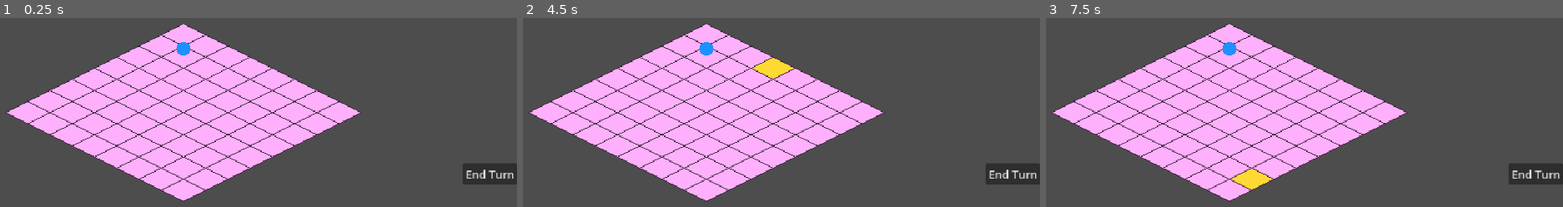
Above: before the commit, frames 1-3 (left to right).
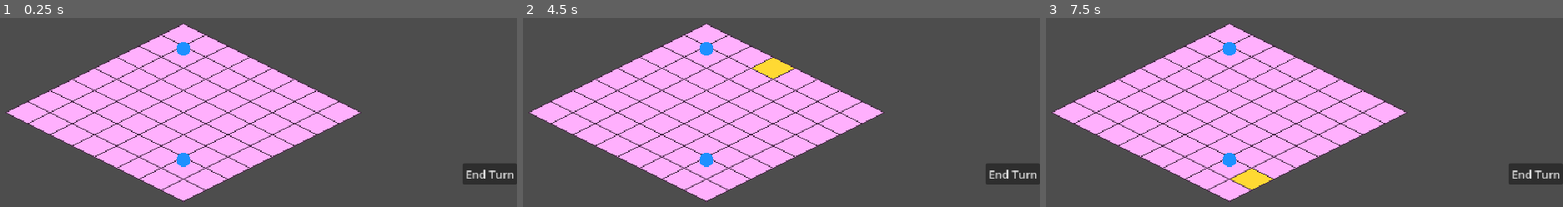
Above: after the commit, the same moments.

Repository: maurogp12/stasiumxii
Game: Godot game, scene res://main.tscn
Same seed, same stepped clock (60 frames per second), same inputs: the game is played once before the commit and once after it.
Inputs (mouse positions are in pixels of both pictures, inside the frame that each line leads up to):
- Up to frame 1 (0.25 s): no input
- Up to frame 2 (4.5 s): click "End Turn" at 0.5 s; click "End Turn" at 1.25 s; click "End Turn" at 2 s; tap Enter at 2.75, 4.25 s; move the mouse to (853, 148) at 2.77 s; click (853, 148) at 2.92 s; tap Space at 3.5 s; move the mouse to (574, 199) at 3.52 s; click (574, 199) at 3.67 s; move the mouse to (771, 63) at 4.27 s; click (771, 63) at 4.42 s
- Up to frame 3 (7.5 s): tap Space at 5, 6.5 s; move the mouse to (outside the picture) at 5.02 s; click (outside the picture) at 5.17 s; tap Enter at 5.75 s; move the mouse to (outside the picture) at 5.77 s; click (outside the picture) at 5.92 s; move the mouse to (outside the picture) at 6.52 s; click (outside the picture) at 6.67 s; move the mouse to (1263, 172) at 7.27 s; click (1263, 172) at 7.42 s

The runs differ from the first frame. In frame 1, 0.2% of the frame differs, in the area x 34-37%, y 71-79%; in frame 2, 0.2%; in frame 3, 0.2%.

Commit message:
end turn, check for collision vs players, and refined movement

Diff:
--- a/board_view.gd
+++ b/board_view.gd
@@ -8,7 +8,10 @@
 
 var tiles: Dictionary = {}
 var selected_tile: BoardTile = null
+
+var pawns: Array[Pawn] = []
 var pawn: Pawn
+var active_pawn_index: int = 0
 var remaining_mp: int = MAX_MP
 
 func _ready() -> void:
@@ -19,15 +22,18 @@
 			tile.grid_position = Vector2i(x, y)
 
 			tile.position = Vector2(
-			(x - y) * 32,
-			(x + y) * 16
+				(x - y) * 32,
+				(x + y) * 16
 			)
 
 			$Tiles.add_child(tile)
 			tiles[tile.grid_position] = tile
-			print(tile.grid_position)
-	spawn_pawn()
-	end_turn()
+	pawn = spawn_pawn(Vector2i(6,6))
+	var pawn_two = spawn_pawn(Vector2i(1,1))
+	pawns.append(pawn)
+	pawns.append(pawn_two)
+
+
 
 func local_to_grid(point: Vector2) -> Vector2i:
 	var grid_x := point.x / 64.0 + point.y / 32.0
@@ -41,7 +47,7 @@
 func _unhandled_input(event: InputEvent) -> void:
 	if event is InputEventMouseButton:
 		if event.button_index == MOUSE_BUTTON_LEFT and event.pressed:
-			var mouse_position = $Tiles.get_local_mouse_position()
+			var mouse_position: Vector2 = $Tiles.get_local_mouse_position()
 			var cell := local_to_grid(mouse_position)
 
 			if cell.x >= 0 and cell.x < BOARD_SIZE:
@@ -56,16 +62,17 @@
 	selected_tile = tiles[cell] as BoardTile
 	selected_tile.set_selected(true)
 
-func spawn_pawn() -> void:
-	pawn = PAWN_SCENE.instantiate() as Pawn
-	pawn.grid_position = Vector2i(1, 1)
+func spawn_pawn(start_cell: Vector2i) -> Pawn:
+	var new_pawn = PAWN_SCENE.instantiate() as Pawn
+	new_pawn.grid_position = start_cell
 
-	pawn.position = Vector2(
-		(pawn.grid_position.x - pawn.grid_position.y) * 32,
-		(pawn.grid_position.x + pawn.grid_position.y) * 16
+	new_pawn.position = Vector2(
+		(new_pawn.grid_position.x - new_pawn.grid_position.y) * 32,
+		(new_pawn.grid_position.x + new_pawn.grid_position.y) * 16
 	)
 
-	$Units.add_child(pawn)
+	$Units.add_child(new_pawn)
+	return new_pawn
 
 func try_move_pawn(destination: Vector2i) -> void:
 	if remaining_mp <= 0:
@@ -78,6 +85,9 @@
 	if distance != 1:
 		return
 
+	if is_tile_occupied(destination):
+		return
+
 	pawn.grid_position = destination
 	remaining_mp -= 1
 
@@ -88,6 +98,21 @@
 
 	print("MP remaining: ", remaining_mp)
 
+func is_tile_occupied(cell: Vector2i) -> bool:
+	for unit in pawns:
+		if unit.grid_position == cell:
+			return true
+	return false
+
 func end_turn() -> void:
+	if active_pawn_index == 0:
+		active_pawn_index = 1
+	elif active_pawn_index == 1:
+		active_pawn_index = 0
 	remaining_mp = MAX_MP
+	pawn = pawns[active_pawn_index]
 	print("MP remaining: ", remaining_mp)
+
+
+func _on_end_turn_button_pressed() -> void:
+	end_turn()
--- a/main.tscn
+++ b/main.tscn
@@ -26,3 +26,5 @@
 grow_horizontal = 0
 grow_vertical = 2
 text = "End Turn"
+
+[connection signal="pressed" from="HUD/EndTurnButton" to="BoardView" method="_on_end_turn_button_pressed"]
